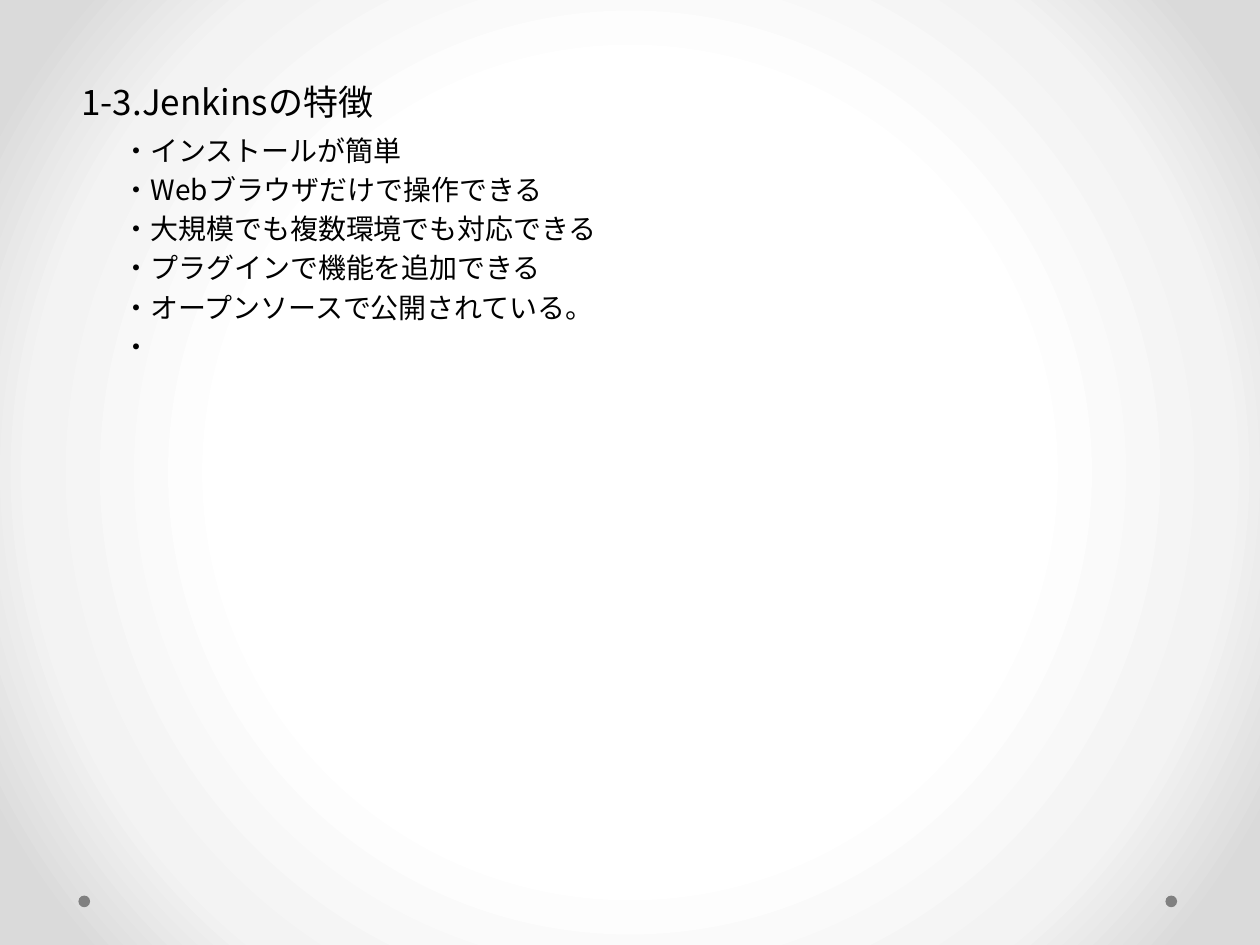
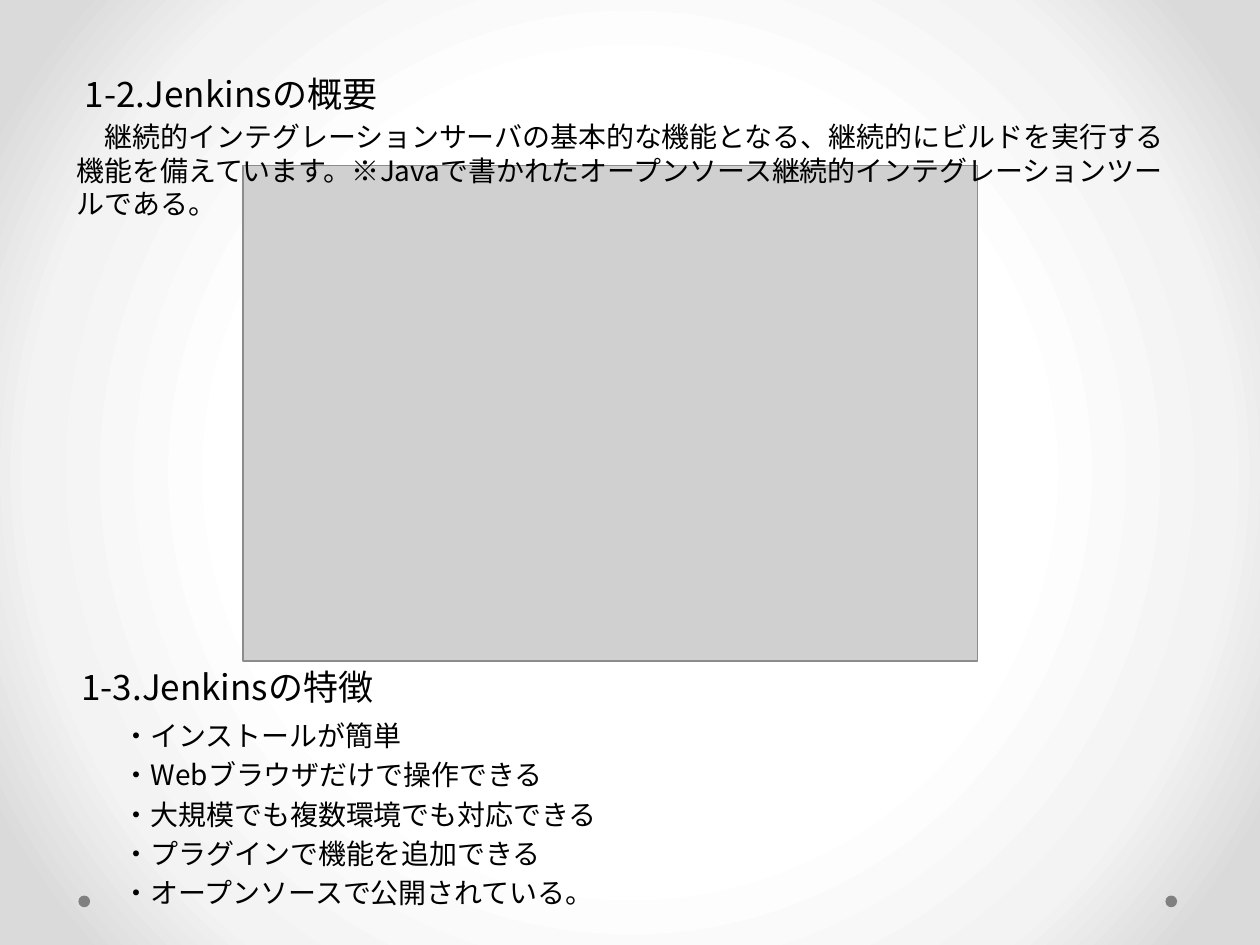
Before and after one commit to ktoten/test, a slide deck: slide 4 of Jenkins.pptx. Drawn at 1260x945 pixels with LibreOffice and Linux fonts; fonts in the diff are those of the drawing; grey boxes stand for pictures. Boxes give left, top, right and bottom in pixels: in the first picture for what was removed or moved away, otherwise in the second. Text is boxed around its words. In the diff, an @@ line names an element or a change of style, - is before the commit and + after.

```diff
--- a/Jenkins.pptx
+++ b/Jenkins.pptx
@@ text added at (77,77,1163,216), 16 pt, text #000000 @@
+1-2.Jenkinsの概要
+継続的インテグレーションサーバの基本的な機能となる、継続的にビルドを実行する機能を備えています。※Javaで書かれたオープンソース継続的インテグレーションツールである。
@@ picture added at (243,166,978,662) @@
@@ text at (123,343,151,350): paragraph removed @@
-・
@@ text "1-3.Jenkinsの特徴": place and size @@
-text "1-3.Jenkinsの特徴" at (81,85,597,350)
+text "1-3.Jenkinsの特徴" at (81,670,597,906)
```
Also in this commit, not shown: 1 other slide changed, 1 slide added.
